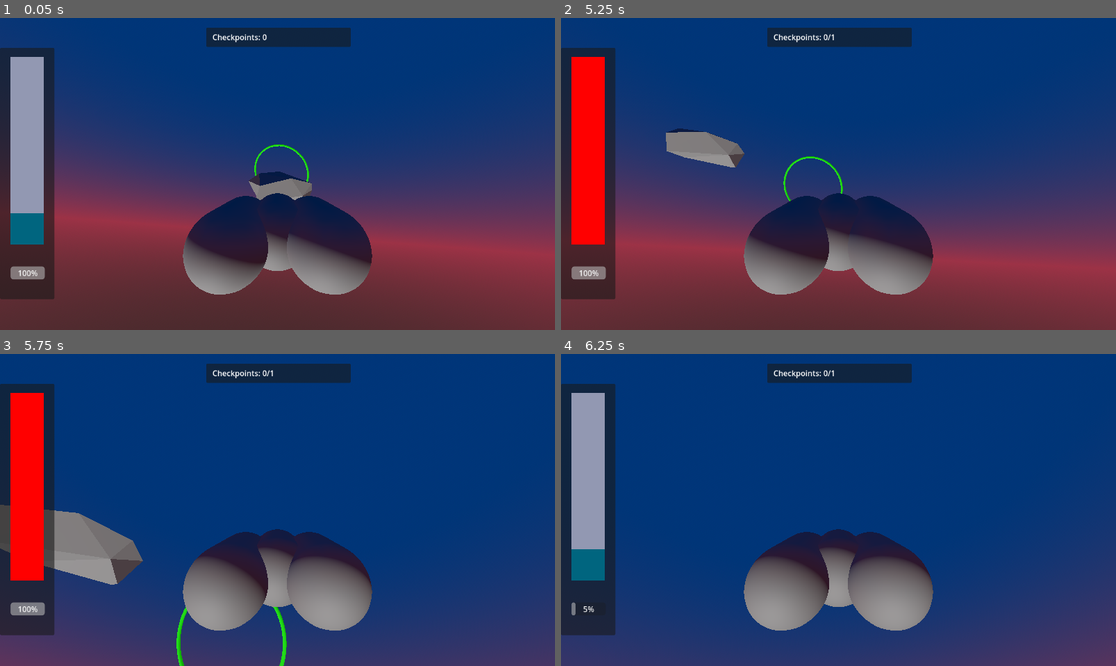
Above: before the commit, frames 1-4 (two rows, left to right).
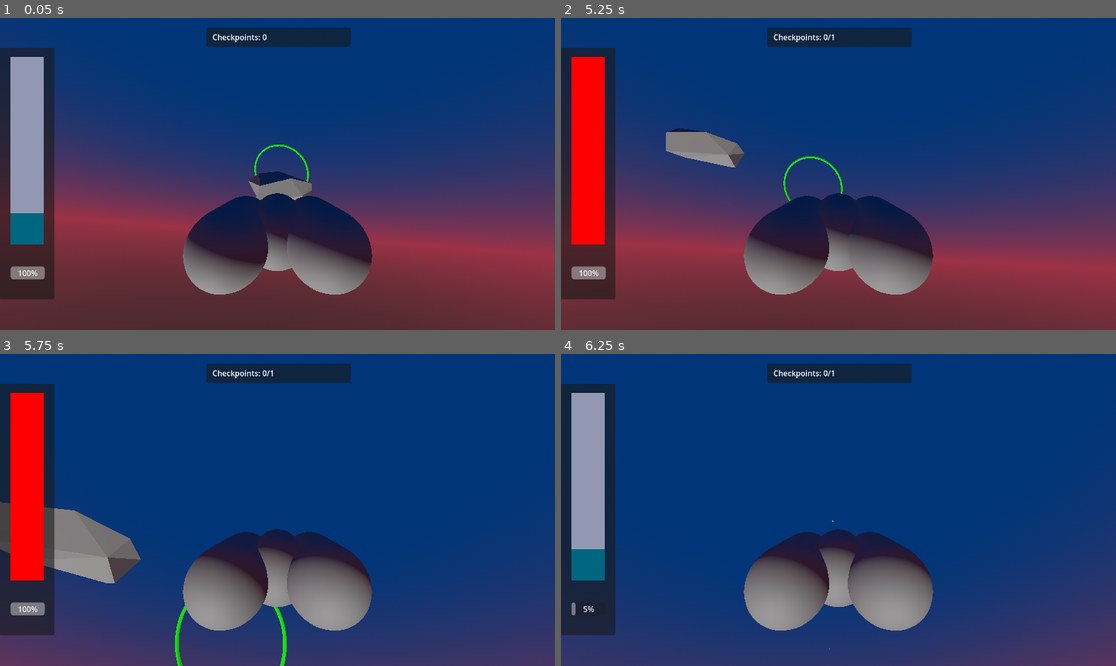
Above: after the commit, the same moments.

Repository: FelixFifi/GodotSpace
Game: Godot game, scene res://level_1.tscn
The game is run twice, just before and just after one commit, with the same random seed, the same clock (stepped at 60 frames per second) and the same inputs.
Inputs (mouse positions are in pixels of both pictures, inside the frame that each line leads up to):
- Up to frame 1 (0.05 s): no input
- Up to frame 2 (5.25 s): move the mouse to (810, 236) at 0.52 s; hold S (pitch_up) 0.53-2.03 s; click (810, 236) at 0.6 s; move the mouse to (1005, 220) at 1.27 s; tap Space (boost) at 1.35 s; click (1005, 220) at 1.55 s; move the mouse to (672, 127) at 2.02 s; hold D (roll_clockwise) 2.03-2.78 s; hold Q (yaw_left) 2.03-3.53 s; click (672, 127) at 2.3 s; move the mouse to (866, 174) at 2.77 s; tap A (roll_counter_clockwise) at 2.85 s; click (866, 174) at 3.05 s; move the mouse to (755, 96) at 3.52 s; hold W (pitch_down) 3.53-4.28 s; click (755, 96) at 3.6 s; tap K (respawn) at 4.15 s; move the mouse to (960, 158) at 4.27 s; hold E (yaw_right) 4.28-5.03 s; click (960, 158) at 4.35 s; move the mouse to (727, 189) at 5.02 s; hold S (pitch_up) from 5.03 s (still down); hold Space (boost) from 5.03 s (still down)
- Up to frame 3 (5.75 s): keep holding S (pitch_up); keep holding Space (boost); click (166, 525) at 5.3 s
- Up to frame 4 (6.25 s): move the mouse to (894, 441) at 5.77 s; release S (pitch_up) at 5.78 s; release Space (boost) at 5.78 s; hold E (yaw_right) from 5.78 s (still down); tap D (roll_clockwise) at 5.85 s; click (894, 441) at 6.05 s

Frame 1 is identical in both runs. In frame 2, less than 0.1% of the frame differs, in the area x 18-51%, y 35-59%; in frame 3, 0.4%, in the area x 0-52%, y 47-100%; in frame 4, less than 0.1%.

Commit message:
Add projectile shooting

Diff:
--- a/asteroid_first.tscn
+++ b/asteroid_first.tscn
@@ -6,6 +6,7 @@
 data = PackedVector3Array(-0.7539, 3.5224, 3.8687, -0.087, 2.0952, 3.1625, -1.0328, 3.5275, 2.332, 0.7916, 3.2563, -0.7 …(1662 unchanged characters)…
 
 [node name="AsteroidFirst" type="AnimatableBody3D"]
+collision_layer = 2
 
 [node name="CollisionShape3D" type="CollisionShape3D" parent="."]
 transform = Transform3D(1, 0, 0, 0, 1, 0, 0, 0, 1, -0.912, -2.854, -1.925)
--- a/project.godot
+++ b/project.godot
@@ -71,3 +71,24 @@
 "events": [Object(InputEventKey,"resource_local_to_scene":false,"resource_name":"","device":-1,"window_id":0,"alt_pressed":false,"shift_pressed":false,"ctrl_pressed":false,"meta_pressed":false,"pressed":false,"keycode":0,"physical_keycode":75,"key_label":0,"unicode":107,"echo":false,"script":null)
 ]
 }
+shoot_primary={
+"deadzone": 0.5,
+"events": [Object(InputEventMouseButton,"resource_local_to_scene":false,"resource_name":"","device":-1,"window_id":0,"alt_pressed":false,"shift_pressed":false,"ctrl_pressed":false,"meta_pressed":false,"button_mask":1,"position":Vector2(112, 7),"global_position":Vector2(116, 50),"factor":1.0,"button_index":1,"canceled":false,"pressed":true,"double_click":true,"script":null)
+]
+}
+shoot_secondary={
+"deadzone": 0.5,
+"events": [Object(InputEventMouseButton,"resource_local_to_scene":false,"resource_name":"","device":-1,"window_id":0,"alt_pressed":false,"shift_pressed":false,"ctrl_pressed":false,"meta_pressed":false,"button_mask":2,"position":Vector2(214, 10),"global_position":Vector2(218, 53),"factor":1.0,"button_index":2,"canceled":false,"pressed":true,"double_click":false,"script":null)
+]
+}
+
+[layer_names]
+
+3d_physics/layer_1="Ship"
+3d_physics/layer_2="Obstacle"
+3d_physics/layer_3="Projectile"
+3d_physics/layer_4="Goal"
+
+[physics]
+
+3d/default_linear_damp=0.0
--- /dev/null
+++ b/projectile.gd
@@ -0,0 +1,9 @@
+class_name Projectile
+extends RigidBody3D
+
+@export var speed := 100.0
+
+func _on_body_entered(body):
+	queue_free()
+
+# TODO: Expire with time
--- /dev/null
+++ b/projectile.tscn
@@ -0,0 +1,28 @@
+[gd_scene load_steps=4 format=3 uid="uid://baqcbhtdvp78a"]
+
+[ext_resource type="Script" path="res://projectile.gd" id="1_gqiby"]
+
+[sub_resource type="SphereShape3D" id="SphereShape3D_qqoyr"]
+radius = 0.1
+
+[sub_resource type="SphereMesh" id="SphereMesh_mnf0h"]
+radius = 0.1
+height = 0.2
+
+[node name="Projectile" type="RigidBody3D"]
+collision_layer = 4
+collision_mask = 3
+gravity_scale = 0.0
+continuous_cd = true
+max_contacts_reported = 1
+contact_monitor = true
+lock_rotation = true
+script = ExtResource("1_gqiby")
+
+[node name="CollisionShape3D" type="CollisionShape3D" parent="."]
+shape = SubResource("SphereShape3D_qqoyr")
+
+[node name="MeshInstance3D" type="MeshInstance3D" parent="."]
+mesh = SubResource("SphereMesh_mnf0h")
+
+[connection signal="body_entered" from="." to="." method="_on_body_entered"]
--- a/race_checkpoint.tscn
+++ b/race_checkpoint.tscn
@@ -15,6 +15,7 @@
 radius = 7.905
 
 [node name="RaceCheckpoint" type="Area3D"]
+collision_layer = 8
 
 [node name="MeshInstance3D" type="MeshInstance3D" parent="."]
 mesh = SubResource("TorusMesh_5ll7d")
--- a/ship.gd
+++ b/ship.gd
@@ -25,6 +25,7 @@
 @onready var collision_shape_3d = $CollisionShape3D
 @onready var boost_cooldown = %BoostCooldown
 @onready var boost_duration = %BoostDuration
+@onready var cannon = %Cannon
 
 
 func _process(delta):
@@ -33,6 +34,7 @@
 
 	if Input.is_action_just_pressed("respawn"):
 		die()
+		return
 
 	if Input.is_action_pressed("pitch_up"):
 		collision_shape_3d.rotate_object_local(Vector3.FORWARD, -pitch_speed * delta)
@@ -57,6 +59,21 @@
 			boost_duration.start()
 			boost_activated.emit(boost_duration, boost_cooldown)
 
+
+	var p1 = collision_shape_3d.to_global(Vector3.ZERO)
+	var p2 = collision_shape_3d.to_global(Vector3.UP)
+	var forward = p2 - p1
+
+
+	if Input.is_action_just_pressed("shoot_primary"):
+		var projectile_scene := preload("res://projectile.tscn")
+		var projectile : Projectile = projectile_scene.instantiate()
+		projectile.add_collision_exception_with(self)
+		projectile.position = to_local(cannon.to_global(Vector3.ZERO))
+		projectile.linear_velocity = linear_velocity + projectile.speed * forward
+		add_child(projectile)
+
+
 	if boost_active:
 		if !boost_duration.is_stopped():
 			acceleration = boost_acceleration
@@ -67,11 +84,7 @@
 
 	throttle_changed.emit(acceleration, max_acceleration)
 
-	var p1 = collision_shape_3d.to_global(Vector3.ZERO)
-	var p2 = collision_shape_3d.to_global(Vector3.UP)
-
-	force = acceleration * (p2 - p1)
-
+	force = acceleration * forward
 	apply_central_force(force)
 
 func _on_body_entered(body):
--- a/ship.tscn
+++ b/ship.tscn
@@ -22,11 +22,14 @@
 background_mode = 2
 sky = SubResource("Sky_5s5mf")
 
+[sub_resource type="BoxMesh" id="BoxMesh_dtkb1"]
+
 [sub_resource type="CapsuleShape3D" id="CapsuleShape3D_27dm4"]
 height = 2.644
 
 [node name="Ship" type="RigidBody3D"]
 transform = Transform3D(-4.37114e-08, 0, 1, 0, 1, 0, -1, 0, -4.37114e-08, 0, 0, 0)
+collision_mask = 11
 axis_lock_angular_x = true
 axis_lock_angular_y = true
 axis_lock_angular_z = true
@@ -59,6 +62,12 @@
 transform = Transform3D(1.91069e-15, -1, 4.37114e-08, -4.37114e-08, -4.37114e-08, -1, 1, 0, -4.37114e-08, -0.957585, -3.93865, 0)
 environment = SubResource("Environment_yjho4")
 
+[node name="Cannon" type="MeshInstance3D" parent="CollisionShape3D"]
+unique_name_in_owner = true
+transform = Transform3D(-1.74556e-08, -0.134048, -2.64698e-23, 0.399338, -5.85943e-09, 0, 0, 0, 0.160141, -5.89483e-08, 1.34858, 0)
+mesh = SubResource("BoxMesh_dtkb1")
+skeleton = NodePath("../..")
+
 [node name="CollisionShape3D2" type="CollisionShape3D" parent="."]
 transform = Transform3D(-4.37114e-08, -1, 0, 1, -4.37114e-08, 0, 0, 0, 1, -0.566912, -0.000428014, -0.634344)
 shape = SubResource("CapsuleShape3D_27dm4")
Not shown: 1 places in ship.tscn that only renumber resources
